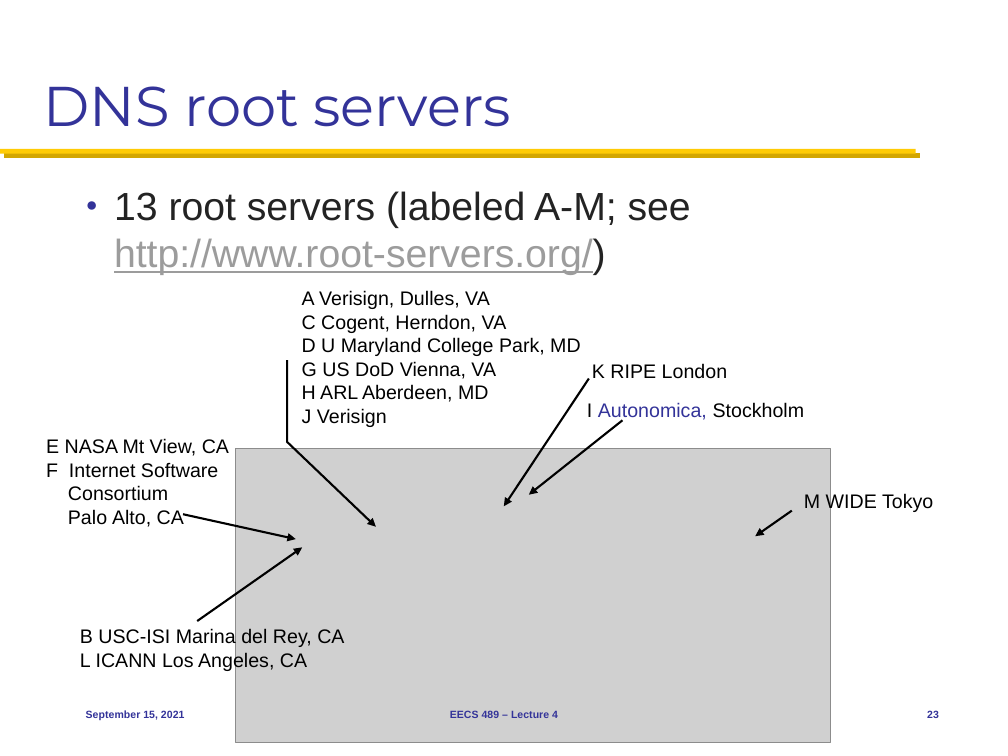
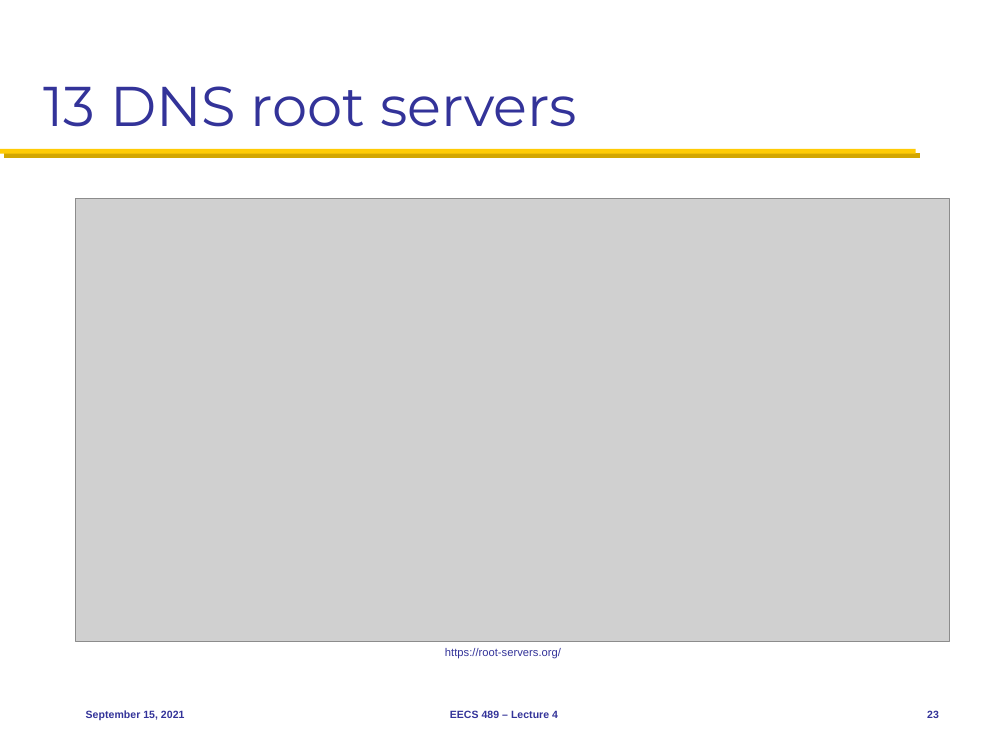
Before and after one commit to mosharaf/eecs489, a slide deck: slide 23 of Slides/091521.pptx. Drawn at 1008x756 pixels with LibreOffice and Linux fonts; fonts in the diff are those of the drawing; grey boxes stand for pictures. Boxes give left, top, right and bottom in pixels: in the first picture for what was removed or moved away, otherwise in the second. Text is boxed around its words. In the diff, an @@ line names an element or a change of style, - is before the commit and + after.

Commit message:
Updates to Sep 15 slides

```diff
--- a/Slides/091521.pptx
+++ b/Slides/091521.pptx
@@ title at (44, 86, 577, 127): text changed @@
-DNS root servers
+13 DNS root servers
@@ picture added at (76, 198, 950, 641) @@
@@ text removed at (114, 191, 691, 275) @@
-● 13 root servers (labeled A-M; see http://www.root-servers.org/)
@@ text removed at (302, 290, 580, 427) @@
-A Verisign, Dulles, VA
-C Cogent, Herndon, VA
-D U Maryland College Park, MD
-G US DoD Vienna, VA
-H ARL Aberdeen, MD
-J Verisign
@@ freeform shape removed at (287, 360, 376, 526) @@
@@ freeform shape removed at (504, 379, 589, 507) @@
@@ text removed at (592, 363, 727, 379) @@
-K RIPE London
@@ text removed at (587, 402, 805, 421) @@
-I Autonomica, Stockholm
@@ text removed at (46, 438, 229, 527) @@
-E NASA Mt View, CA
-F Internet Software
-Consortium
-Palo Alto, CA
@@ picture removed at (235, 449, 831, 743) @@
@@ freeform shape removed at (529, 420, 623, 495) @@
@@ text removed at (804, 493, 933, 513) @@
-M WIDE Tokyo
@@ freeform shape removed at (183, 514, 296, 539) @@
@@ freeform shape removed at (755, 511, 791, 536) @@
@@ freeform shape removed at (198, 547, 302, 621) @@
@@ text removed at (80, 628, 344, 672) @@
-B USC-ISI Marina del Rey, CA
-L ICANN Los Angeles, CA
@@ text added at (445, 648, 561, 659), 8 pt, text #333399 @@
+https://root-servers.org/
```
Also in this commit, not shown: 3 other slides changed.
